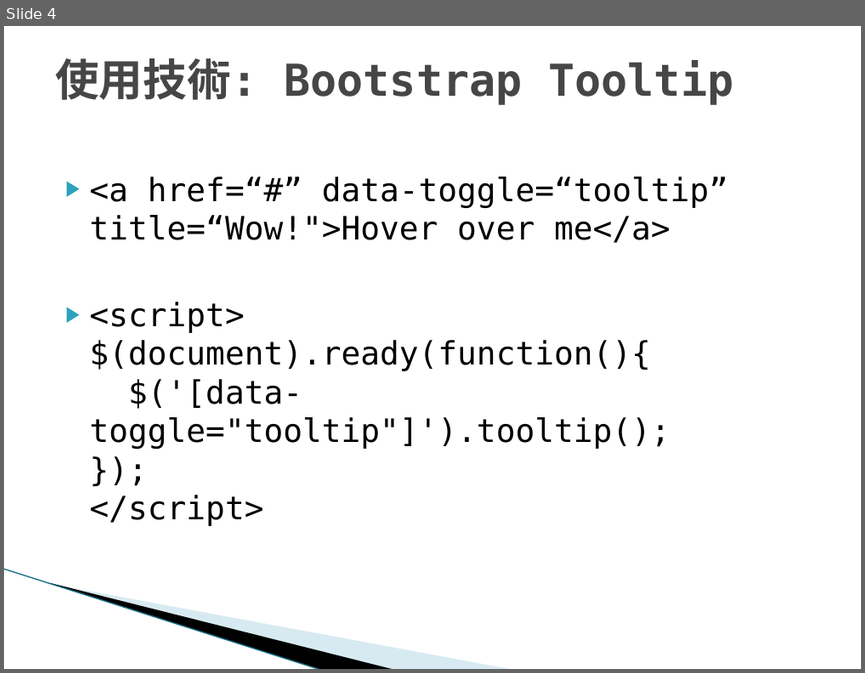
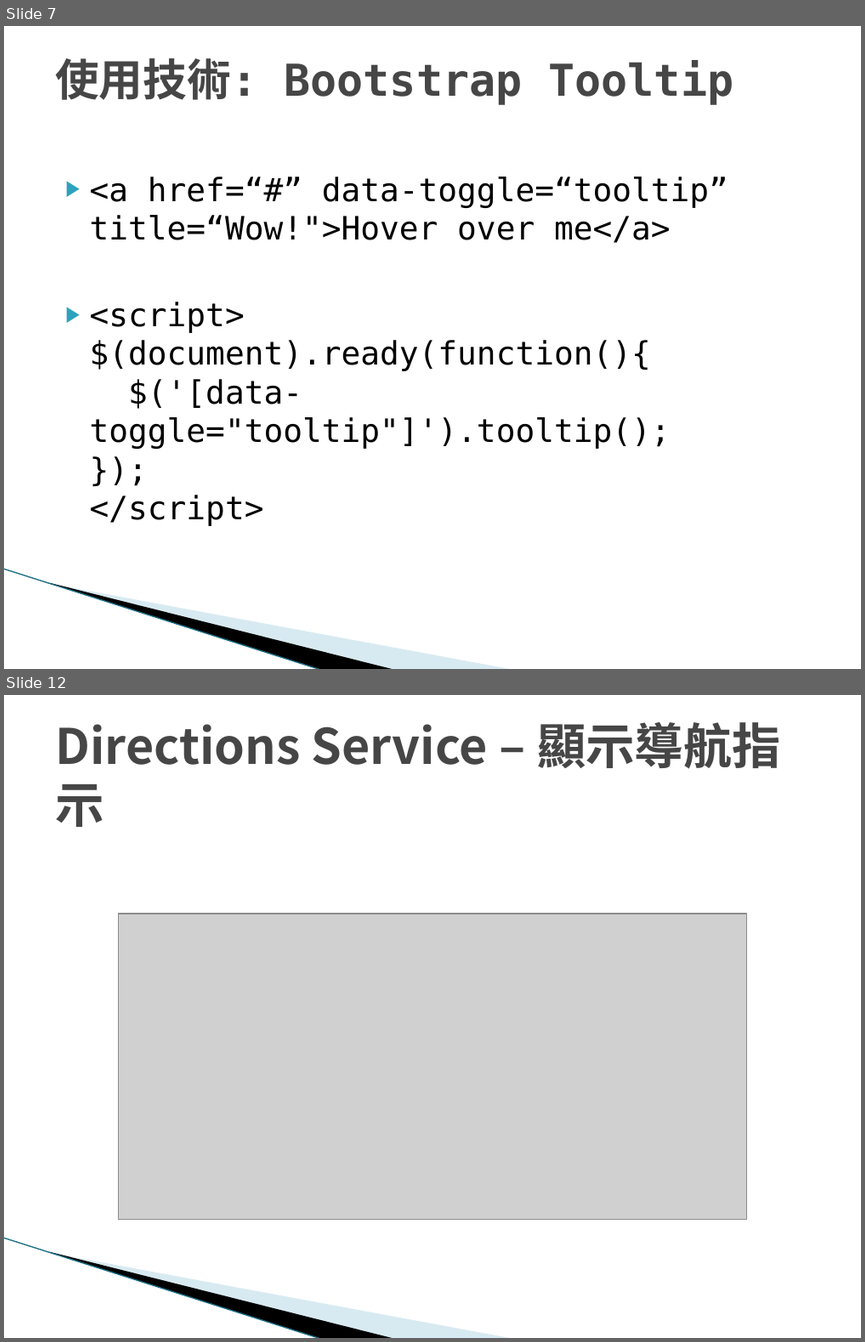
Before and after one commit to brad072623/hw, a slide deck: 台灣旅遊地圖-00757108+00757128.pptx. Shown one above the other, each under a label of ours: slide 4 before the commit, slides 7 and 12 after it; the slides between them are not shown. The pictures are 865x673 and 865x1342 pixels, drawn with LibreOffice and Linux fonts; fonts in the diff are those of the drawing; grey boxes stand for pictures; background and template pictures are left out. Boxes give left, top, right and bottom in pixels: in the first picture for what was removed or moved away, otherwise in the second. Text is boxed around its words. In the diff, an @@ line names an element or a change of style, - is before the commit and + after.

```diff
--- a/台灣旅遊地圖-00757108+00757128.pptx
+++ b/台灣旅遊地圖-00757108+00757128.pptx
@@ slide 12 added at [4,695,861,1338], background #FFFFFF; not listed: 3 template elements that a slide beside it also shows @@
@@ title added at [55,722,781,827], 41 pt, text #464646, bold @@
+Directions Service – 顯示導航指示
@@ picture added at [118,913,747,1219] @@
@@ what was slide 4 is now slide 7 @@
```
Also in this commit, not shown: 5 slides changed, 5 other slides added, 1 slide removed.
